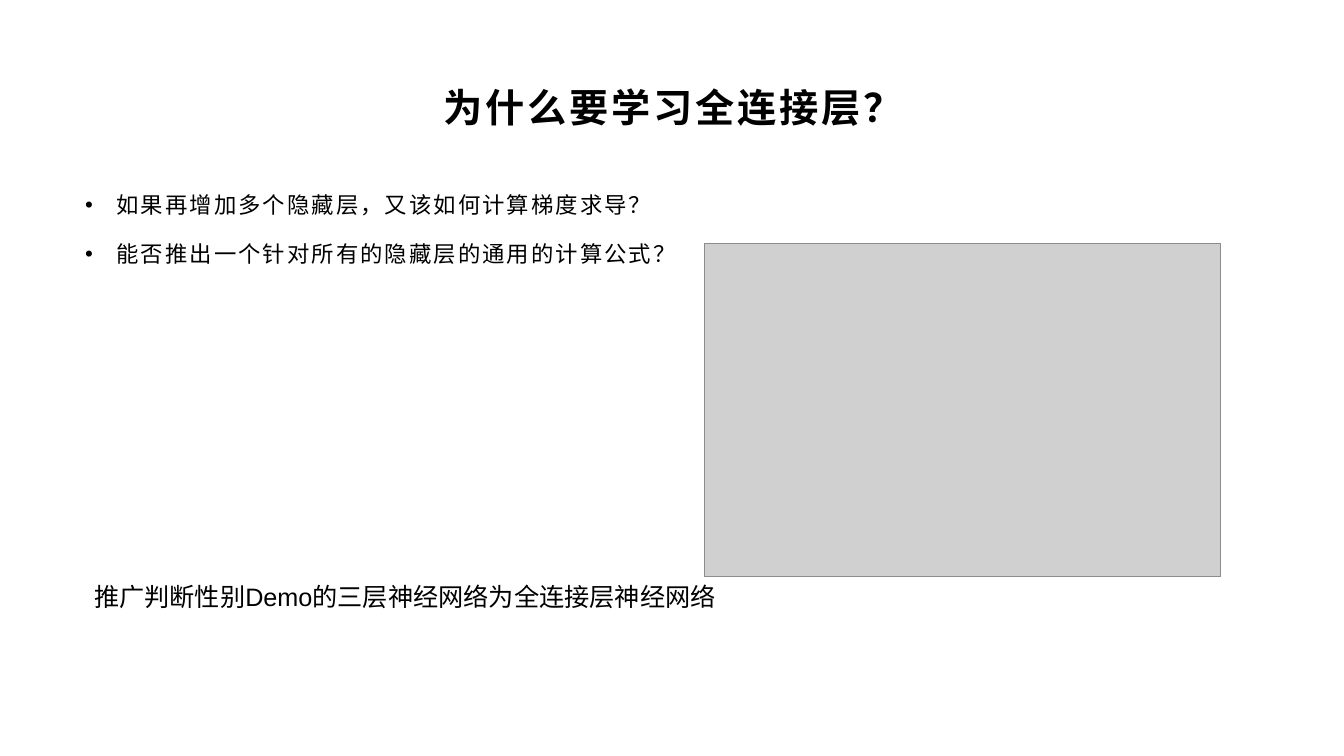
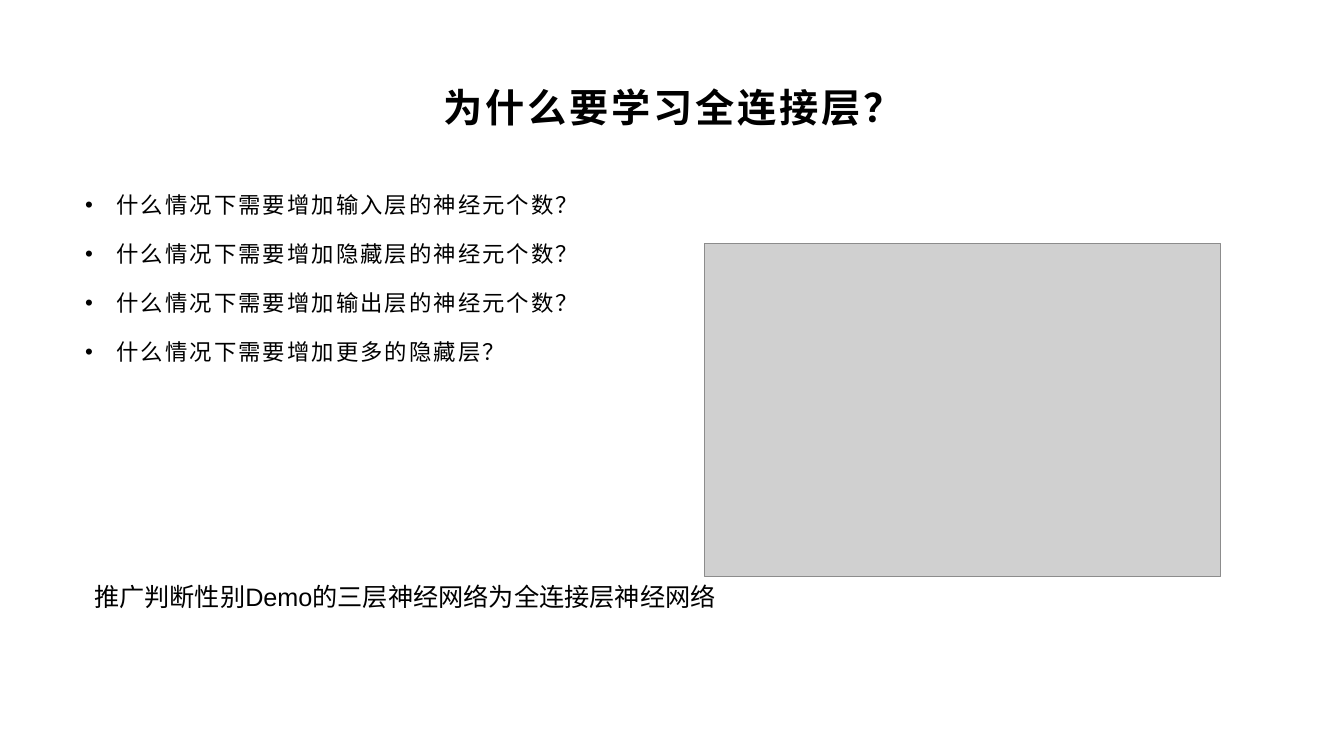
Before and after one commit to yyc-git/DeepLearningEdu, a slide deck: slide 11 of lessons/3_derivation/ppt/全连接层的前向和后向传播推导.pptx. Drawn at 1344x756 pixels with LibreOffice and Linux fonts; fonts in the diff are those of the drawing; grey boxes stand for pictures; background and template pictures are left out. Boxes give left, top, right and bottom in pixels: in the first picture for what was removed or moved away, otherwise in the second. Text is boxed around its words. In the diff, an @@ line names an element or a change of style, - is before the commit and + after.

```diff
--- a/lessons/3_derivation/ppt/全连接层的前向和后向传播推导.pptx
+++ b/lessons/3_derivation/ppt/全连接层的前向和后向传播推导.pptx
@@ text at [117, 194, 579, 362]: text changed @@
-• 如果再增加多个隐藏层，又该如何计算梯度求导？
-• 能否推出一个针对所有的隐藏层的通用的计算公式？
+• 什么情况下需要增加输入层的神经元个数？
+• 什么情况下需要增加隐藏层的神经元个数？
+• 什么情况下需要增加输出层的神经元个数？
+• 什么情况下需要增加更多的隐藏层？
```
Also in this commit, not shown: 3 other slides changed, 4 slides added, 32 other files.
